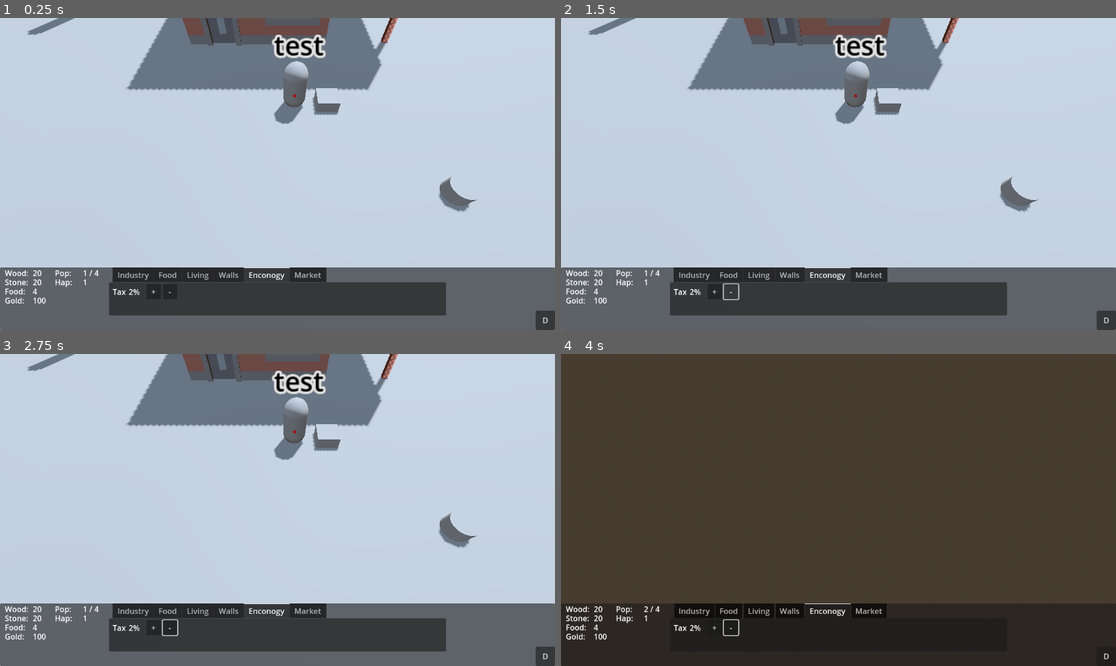
Above: before the commit, frames 1-4 (two rows, left to right).
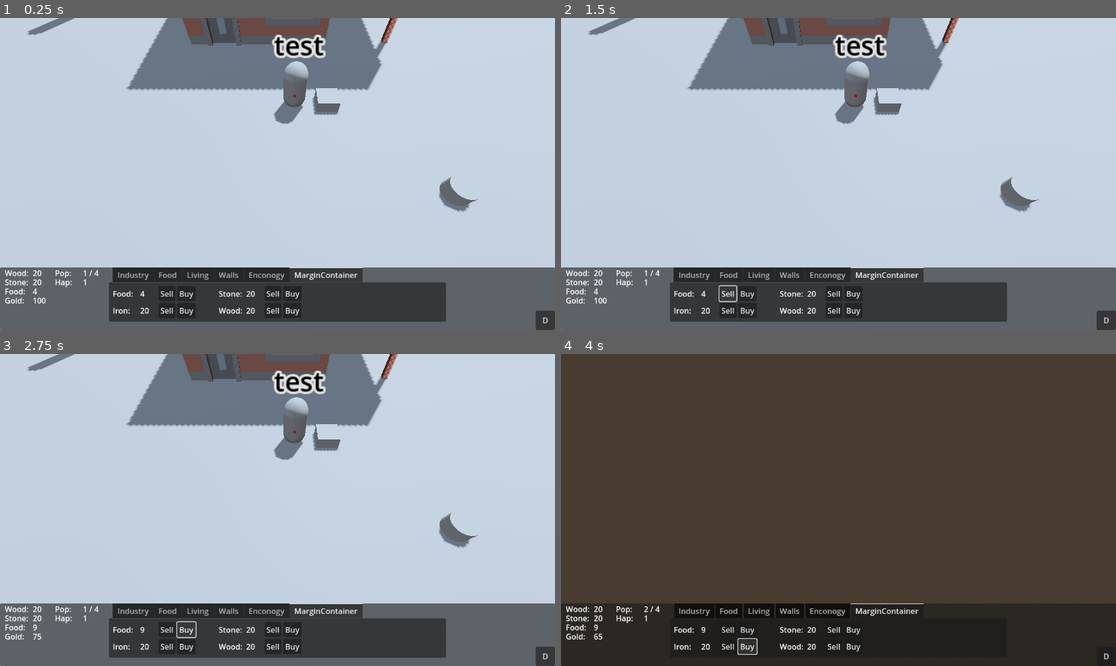
Above: after the commit, the same moments.

Repository: CungSao/CastleBuilder
Game: Godot game, scene res://test_scene.tscn
Same seed, same stepped clock (60 frames per second), same inputs: the game is played once before the commit and once after it.
Inputs (mouse positions are in pixels of both pictures, inside the frame that each line leads up to):
- Up to frame 1 (0.25 s): no input
- Up to frame 2 (1.5 s): click (716, 292) at 0.5 s, where only the run before the commit has a clickable "+"; click (727, 292) at 1.25 s, where only the run after the commit has a clickable "Sell"
- Up to frame 3 (2.75 s): click (188, 628) at 2 s, where only the run after the commit has a clickable "Buy"
- Up to frame 4 (4 s): click (727, 647) at 2.75 s, where only the run after the commit has a clickable "Sell"; click (749, 647) at 3.5 s, where only the run after the commit has a clickable "Buy"

The runs differ from the first frame. In frame 1, 2.1% of the frame differs, in the area x 19-81%, y 79-98%; in frame 2, 2.2%; in frame 3, 2.3%, in the area x 5-81%, y 79-98%; in frame 4, 0.9%.

Commit message:
market

Diff:
--- /dev/null
+++ b/market.tscn
@@ -0,0 +1,166 @@
+[gd_scene load_steps=2 format=3 uid="uid://g45wqyqsa0r8"]
+
+[ext_resource type="Script" path="res://scripts/market.gd" id="1_y574i"]
+
+[node name="Market" type="HBoxContainer"]
+theme_override_constants/separation = 40
+script = ExtResource("1_y574i")
+
+[node name="VBoxContainer" type="VBoxContainer" parent="."]
+layout_mode = 2
+
+[node name="HBoxContainer" type="HBoxContainer" parent="VBoxContainer"]
+custom_minimum_size = Vector2(180, 30)
+layout_mode = 2
+theme_override_constants/separation = 10
+
+[node name="Label" type="Label" parent="VBoxContainer/HBoxContainer"]
+custom_minimum_size = Vector2(85, 0)
+layout_mode = 2
+text = "Food:"
+
+[node name="Label2" type="Label" parent="VBoxContainer/HBoxContainer/Label"]
+layout_mode = 1
+anchors_preset = 6
+anchor_left = 1.0
+anchor_top = 0.5
+anchor_right = 1.0
+anchor_bottom = 0.5
+offset_left = -28.0
+offset_top = -11.5
+offset_bottom = 11.5
+grow_horizontal = 0
+grow_vertical = 2
+text = "100"
+
+[node name="HBoxContainer" type="HBoxContainer" parent="VBoxContainer/HBoxContainer"]
+layout_mode = 2
+size_flags_horizontal = 8
+alignment = 2
+
+[node name="SellFood" type="Button" parent="VBoxContainer/HBoxContainer/HBoxContainer"]
+layout_mode = 2
+text = "Sell"
+
+[node name="BuyFood" type="Button" parent="VBoxContainer/HBoxContainer/HBoxContainer"]
+layout_mode = 2
+text = "Buy"
+
+[node name="HBoxContainer2" type="HBoxContainer" parent="VBoxContainer"]
+custom_minimum_size = Vector2(160, 30)
+layout_mode = 2
+theme_override_constants/separation = 10
+
+[node name="Label" type="Label" parent="VBoxContainer/HBoxContainer2"]
+custom_minimum_size = Vector2(85, 0)
+layout_mode = 2
+text = "Iron:"
+
+[node name="Label2" type="Label" parent="VBoxContainer/HBoxContainer2/Label"]
+layout_mode = 1
+anchors_preset = 6
+anchor_left = 1.0
+anchor_top = 0.5
+anchor_right = 1.0
+anchor_bottom = 0.5
+offset_left = -28.0
+offset_top = -11.5
+offset_bottom = 11.5
+grow_horizontal = 0
+grow_vertical = 2
+text = "100"
+
+[node name="HBoxContainer" type="HBoxContainer" parent="VBoxContainer/HBoxContainer2"]
+layout_mode = 2
+
+[node name="SellIron" type="Button" parent="VBoxContainer/HBoxContainer2/HBoxContainer"]
+layout_mode = 2
+text = "Sell"
+
+[node name="BuyIron" type="Button" parent="VBoxContainer/HBoxContainer2/HBoxContainer"]
+layout_mode = 2
+text = "Buy"
+
+[node name="VBoxContainer2" type="VBoxContainer" parent="."]
+layout_mode = 2
+
+[node name="HBoxContainer" type="HBoxContainer" parent="VBoxContainer2"]
+custom_minimum_size = Vector2(180, 30)
+layout_mode = 2
+theme_override_constants/separation = 10
+
+[node name="Label" type="Label" parent="VBoxContainer2/HBoxContainer"]
+custom_minimum_size = Vector2(85, 0)
+layout_mode = 2
+text = "Stone:"
+
+[node name="Label2" type="Label" parent="VBoxContainer2/HBoxContainer/Label"]
+layout_mode = 1
+anchors_preset = 6
+anchor_left = 1.0
+anchor_top = 0.5
+anchor_right = 1.0
+anchor_bottom = 0.5
+offset_left = -28.0
+offset_top = -11.5
+offset_bottom = 11.5
+grow_horizontal = 0
+grow_vertical = 2
+text = "100"
+
+[node name="HBoxContainer" type="HBoxContainer" parent="VBoxContainer2/HBoxContainer"]
+layout_mode = 2
+size_flags_horizontal = 8
+alignment = 2
+
+[node name="SellStone" type="Button" parent="VBoxContainer2/HBoxContainer/HBoxContainer"]
+layout_mode = 2
+text = "Sell"
+
+[node name="BuyStone" type="Button" parent="VBoxContainer2/HBoxContainer/HBoxContainer"]
+layout_mode = 2
+text = "Buy"
+
+[node name="HBoxContainer2" type="HBoxContainer" parent="VBoxContainer2"]
+custom_minimum_size = Vector2(160, 30)
+layout_mode = 2
+theme_override_constants/separation = 10
+
+[node name="Label" type="Label" parent="VBoxContainer2/HBoxContainer2"]
+custom_minimum_size = Vector2(85, 0)
+layout_mode = 2
+text = "Wood:"
+
+[node name="Label2" type="Label" parent="VBoxContainer2/HBoxContainer2/Label"]
+layout_mode = 1
+anchors_preset = 6
+anchor_left = 1.0
+anchor_top = 0.5
+anchor_right = 1.0
+anchor_bottom = 0.5
+offset_left = -28.0
+offset_top = -11.5
+offset_bottom = 11.5
+grow_horizontal = 0
+grow_vertical = 2
+text = "100"
+
+[node name="HBoxContainer" type="HBoxContainer" parent="VBoxContainer2/HBoxContainer2"]
+layout_mode = 2
+
+[node name="SellWood" type="Button" parent="VBoxContainer2/HBoxContainer2/HBoxContainer"]
+layout_mode = 2
+text = "Sell"
+
+[node name="BuyWood" type="Button" parent="VBoxContainer2/HBoxContainer2/HBoxContainer"]
+layout_mode = 2
+text = "Buy"
+
+[connection signal="button_down" from="VBoxContainer/HBoxContainer/HBoxContainer/SellFood" to="." method="_on_sell_food_button_down"]
+[connection signal="button_down" from="VBoxContainer/HBoxContainer/HBoxContainer/BuyFood" to="." method="_on_buy_food_button_down"]
+[connection signal="button_down" from="VBoxContainer/HBoxContainer2/HBoxContainer/SellIron" to="." method="_on_sell_iron_button_down"]
+[connection signal="button_down" from="VBoxContainer/HBoxContainer2/HBoxContainer/BuyIron" to="." method="_on_buy_iron_button_down"]
+[connection signal="button_down" from="VBoxContainer2/HBoxContainer/HBoxContainer/SellStone" to="." method="_on_sell_stone_button_down"]
+[connection signal="button_down" from="VBoxContainer2/HBoxContainer/HBoxContainer/BuyStone" to="." method="_on_buy_stone_button_down"]
+[connection signal="button_down" from="VBoxContainer2/HBoxContainer2/HBoxContainer/SellWood" to="." method="_on_sell_wood_button_down"]
+[connection signal="button_down" from="VBoxContainer2/HBoxContainer2/HBoxContainer/BuyWood" to="." method="_on_buy_wood_button_down"]
--- a/scripts/GameManager.gd
+++ b/scripts/GameManager.gd
@@ -8,6 +8,7 @@
 
 var CurrentState = State.Play
 
+var Iron = 20
 var Wood = 20
 var Stone = 20
 var Gold = 100
@@ -26,6 +27,7 @@
 @onready var Citizen:PackedScene = ResourceLoader.load("res://Scenes/citizen.tscn")
 
 func start():
+	Iron = 20
 	Wood = 20
 	Stone = 20
 	Gold = 100
--- /dev/null
+++ b/scripts/market.gd
@@ -0,0 +1,40 @@
+extends HBoxContainer
+
+func _process(delta):
+	$VBoxContainer/HBoxContainer/Label/Label2.text = str(GameManager.Food)
+	$VBoxContainer/HBoxContainer2/Label/Label2.text = str(GameManager.Iron)
+
+	$VBoxContainer2/HBoxContainer/Label/Label2.text = str(GameManager.Stone)
+	$VBoxContainer2/HBoxContainer2/Label/Label2.text = str(GameManager.Wood)
+
+func buy(cost:int, amount:int, item) -> int:
+	if GameManager.Gold > cost:
+		GameManager.Gold -= cost
+		return item + amount
+	return item
+
+func sell(amount:int, money:int, item) -> int:
+	if item > amount:
+		GameManager.Gold += money
+		return item - amount
+	return item
+
+func _on_sell_food_button_down():
+	GameManager.Food = sell(5, 30, GameManager.Food)
+func _on_buy_food_button_down():
+	GameManager.Food = buy(25, 5, GameManager.Food)
+
+func _on_sell_iron_button_down():
+	GameManager.Iron = sell(5, 30, GameManager.Iron)
+func _on_buy_iron_button_down():
+	GameManager.Iron = buy(40, 5, GameManager.Iron)
+
+func _on_sell_stone_button_down():
+	GameManager.Stone = sell(5, 15, GameManager.Stone)
+func _on_buy_stone_button_down():
+	GameManager.Stone = buy(20, 5, GameManager.Stone)
+
+func _on_sell_wood_button_down():
+	GameManager.Wood = sell(5, 5, GameManager.Wood)
+func _on_buy_wood_button_down():
+	GameManager.Wood = buy(10, 5, GameManager.Wood)
--- a/test_scene.tscn
+++ b/test_scene.tscn
@@ -1,9 +1,10 @@
-[gd_scene load_steps=21 format=3 uid="uid://cgqlrv0hup7pp"]
+[gd_scene load_steps=22 format=3 uid="uid://cgqlrv0hup7pp"]
 
 [ext_resource type="Script" path="res://scripts/Camera.gd" id="1_f0lxf"]
 [ext_resource type="Script" path="res://scripts/test_scene.gd" id="1_y6cid"]
 [ext_resource type="Script" path="res://scripts/InterfaceManager.gd" id="2_1byys"]
 [ext_resource type="Script" path="res://scripts/MouseArea.gd" id="3_oyl1c"]
+[ext_resource type="PackedScene" uid="uid://g45wqyqsa0r8" path="res://market.tscn" id="4_r6p1v"]
 [ext_resource type="PackedScene" uid="uid://bp5lo4ncde4wy" path="res://assets/CastleKeep.tscn" id="5_khp0t"]
 
 [sub_resource type="ProceduralSkyMaterial" id="ProceduralSkyMaterial_mx4r4"]
@@ -92,7 +93,7 @@
 anchor_right = 0.5
 offset_bottom = 31.0
 grow_horizontal = 2
-current_tab = 4
+current_tab = 5
 
 [node name="Industry" type="HBoxContainer" parent="Control/TabContainer"]
 visible = false
@@ -146,6 +147,7 @@
 text = "Wall Narrow"
 
 [node name="Enconogy" type="HBoxContainer" parent="Control/TabContainer"]
+visible = false
 layout_mode = 2
 
 [node name="HBoxContainer" type="HBoxContainer" parent="Control/TabContainer/Enconogy"]
@@ -187,14 +189,15 @@
 layout_mode = 2
 text = "-"
 
-[node name="Market" type="HBoxContainer" parent="Control/TabContainer"]
-visible = false
-layout_mode = 2
-
-[node name="BuildWoodCutterButton" type="Button" parent="Control/TabContainer/Market"]
-custom_minimum_size = Vector2(130, 80)
-layout_mode = 2
-text = "Wood Cutters"
+[node name="MarginContainer" type="MarginContainer" parent="Control/TabContainer"]
+layout_mode = 2
+theme_override_constants/margin_left = 8
+theme_override_constants/margin_top = 8
+theme_override_constants/margin_right = 8
+theme_override_constants/margin_bottom = 8
+
+[node name="Market" parent="Control/TabContainer/MarginContainer" instance=ExtResource("4_r6p1v")]
+layout_mode = 2
 
 [node name="Area2D" type="Area2D" parent="Control"]
 position = Vector2(575, 49)
@@ -459,7 +462,6 @@
 [connection signal="button_down" from="Control/TabContainer/Walls/BuildWallNarrow" to="Control" method="_on_build_wall_narrow_button_down"]
 [connection signal="button_down" from="Control/TabContainer/Enconogy/HBoxContainer/HBoxContainer/Button" to="Control" method="_on_IncreateTaxes_button_down"]
 [connection signal="button_down" from="Control/TabContainer/Enconogy/HBoxContainer/HBoxContainer/Button2" to="Control" method="_on_DecreaseTaxes_button_down"]
-[connection signal="button_down" from="Control/TabContainer/Market/BuildWoodCutterButton" to="Control" method="_on_build_wood_cutter_button_button_down"]
 [connection signal="area_entered" from="Control/Area2D" to="Control" method="_on_area_2d_area_entered"]
 [connection signal="area_exited" from="Control/Area2D" to="Control" method="_on_area_2d_area_exited"]
 [connection signal="pressed" from="Control/Destroy" to="Control" method="_on_destroy_pressed"]
